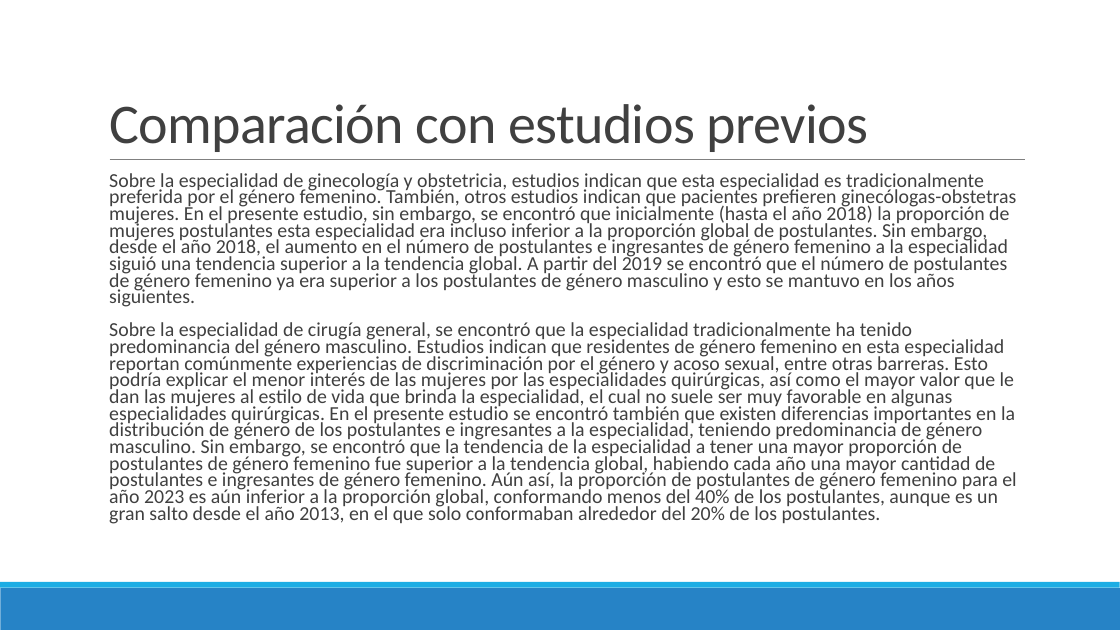
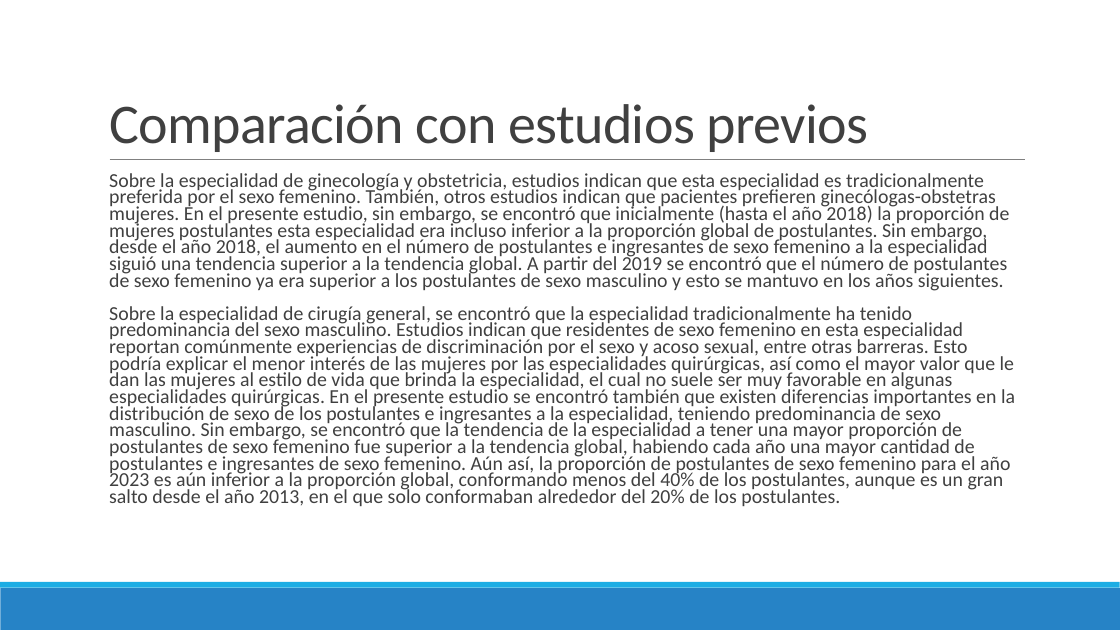
Before and after one commit to danimedi/tesis_genero_especialidades, a slide deck: slide 60 of doc/diapositivas_sustentacion_tesis.pptx. Drawn at 1120x630 pixels with LibreOffice and Linux fonts; fonts in the diff are those of the drawing. Boxes give left, top, right and bottom in pixels: in the first picture for what was removed or moved away, otherwise in the second. Text is boxed around its words. In the diff, an @@ line names an element or a change of style, - is before the commit and + after.

```diff
--- a/doc/diapositivas_sustentacion_tesis.pptx
+++ b/doc/diapositivas_sustentacion_tesis.pptx
@@ text at (x1=109, y1=173, x2=1015, y2=506): text changed @@
-  Sobre la especialidad de ginecología y obstetricia, estudios indican que esta especialidad es tradicionalmente preferida por el género femenino. También, otros estudios indican que pacientes prefieren ginecólogas-obstetras mujeres. En el presente estudio, sin embargo, se encontró que inicialmente (hasta el año 2018) la proporción de mujeres postulantes esta especialidad era incluso inferior a la proporción global de postulantes. Sin embargo, desde el año 2018, el aumento en el número de postulantes e ingresantes de género femenino a la especialidad siguió una tendencia superior a la tendencia global. A partir del 2019 se encontró que el número de postulantes de género femenino ya era superior a los postulantes de género masculino y esto se mantuvo en los años siguientes.
-  Sobre la especialidad de cirugía general, se encontró que la especialidad tradicionalmente ha tenido predominancia del género masculino. Estudios indican que residentes de género femenino en esta especialidad reportan comúnmente experiencias de discriminación por el género y acoso sexual, entre otras barreras. Esto podría explicar el menor interés de las mujeres por las especialidades quirúrgicas, así como el mayor valor que le dan las mujeres al estilo de vida que brinda la especialidad, el cual no suele ser muy favorable en algunas especialidades quirúrgicas. En el presente estudio se encontró también que existen diferencias importantes en la distribución de género de los postulantes e ingresantes a la especialidad, teniendo predominancia de género masculino. Sin embargo, se encontró que la tendencia de la especialidad a tener una mayor proporción de postulantes de género femenino fue superior a la tendencia global, habiendo cada año una mayor cantidad de postulantes e ingresantes de género femenino. Aún así, la proporción de postulantes de género femenino para el año 2023 es aún inferior a la proporción global, conformando menos del 40% de los postulantes, aunque es un gran salto desde el año 2013, en el que solo conformaban alrededor del 20% de los postulantes.
+  Sobre la especialidad de ginecología y obstetricia, estudios indican que esta especialidad es tradicionalmente preferida por el sexo femenino. También, otros estudios indican que pacientes prefieren ginecólogas-obstetras mujeres. En el presente estudio, sin embargo, se encontró que inicialmente (hasta el año 2018) la proporción de mujeres postulantes esta especialidad era incluso inferior a la proporción global de postulantes. Sin embargo, desde el año 2018, el aumento en el número de postulantes e ingresantes de sexo femenino a la especialidad siguió una tendencia superior a la tendencia global. A partir del 2019 se encontró que el número de postulantes de sexo femenino ya era superior a los postulantes de sexo masculino y esto se mantuvo en los años siguientes.
+  Sobre la especialidad de cirugía general, se encontró que la especialidad tradicionalmente ha tenido predominancia del sexo masculino. Estudios indican que residentes de sexo femenino en esta especialidad reportan comúnmente experiencias de discriminación por el sexo y acoso sexual, entre otras barreras. Esto podría explicar el menor interés de las mujeres por las especialidades quirúrgicas, así como el mayor valor que le dan las mujeres al estilo de vida que brinda la especialidad, el cual no suele ser muy favorable en algunas especialidades quirúrgicas. En el presente estudio se encontró también que existen diferencias importantes en la distribución de sexo de los postulantes e ingresantes a la especialidad, teniendo predominancia de sexo masculino. Sin embargo, se encontró que la tendencia de la especialidad a tener una mayor proporción de postulantes de sexo femenino fue superior a la tendencia global, habiendo cada año una mayor cantidad de postulantes e ingresantes de sexo femenino. Aún así, la proporción de postulantes de sexo femenino para el año 2023 es aún inferior a la proporción global, conformando menos del 40% de los postulantes, aunque es un gran salto desde el año 2013, en el que solo conformaban alrededor del 20% de los postulantes.
```
Also in this commit, not shown: 48 other slides changed, 2 other files.
